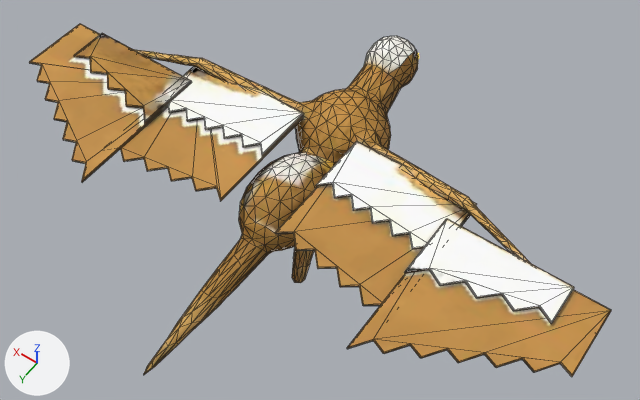
Before and after pictures for a commit that changed the glTF model assets/3d/monstres/griffon.glb.
The view is the same before and after, from a 50 mm camera at (-0.287, 0.402, 0.727) aimed at (-0.018, 0.025, 0.134). Lighting does not change. The marker at lower left points along +X, +Y and +Z. The picture after the commit comes second. Mesh edges are drawn as thin lines. Vertices at exactly the same position are counted once.

In view in the first picture: 'griffon_peau'.
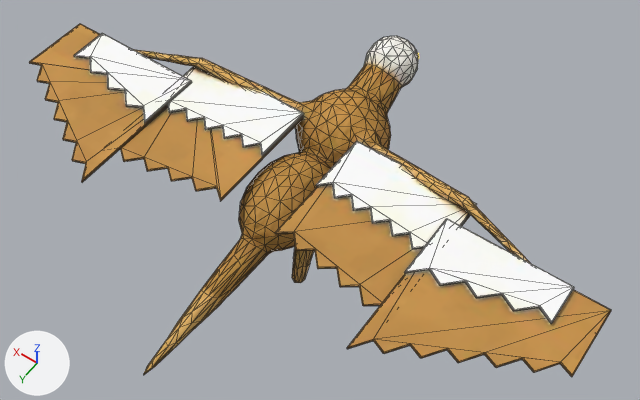
Changed parts and their boxes (x1, y1, x2, y2) in the pictures (640 x 400 px; the box of a moved part takes in the faces that stretch with it):
part 1 of me_griffon_peau, moved or reshaped
    before: (309, 129, 333, 159)
    after: (309, 128, 333, 159)
part 2 of me_griffon_peau, moved or reshaped
    both: (372, 39, 404, 75)
part 3 of me_griffon_peau, surface changed
    both: (30, 32, 574, 377)

Patch to the scene script:
```diff
--- a/assets/3d/monstres/griffon.glb.py
+++ b/assets/3d/monstres/griffon.glb.py
@@ me_griffon_peau @@
 me_griffon_peau.from_pydata(...)  # 1504 vertices, 2962 faces; spans x -0.266..0.266, y -0.153..0.228, z 0.066..0.201
 # used by ob_griffon_peau; location = (0.0, 0.0, 0.0)
+# me_griffon_peau part 1: 5 vertices removed from x -0.02..0.0, y 0.0..0.047, z 0.108..0.169; 6 vertices added at x -0.022..0.0, y -0.001..0.048, z 0.106..0.17
+# me_griffon_peau part 2: 1 vertex moved from x 0.002, y -0.088, z 0.191 to x 0.003, y -0.088, z 0.19; 3 vertices removed from x -0.003..0.0, y -0.109..-0.094, z 0.196..0.201; 2 vertices added at x -0.002..-0.001, y -0.107..-0.096, z 0.198..0.201
+# me_griffon_peau part 3: 1552 kept faces spanning x -0.266..0.266, y -0.153..0.228, z 0.066..0.195 get new texture (UV) coordinates
 me_griffon_peau.materials.append(mat_peau)
```
